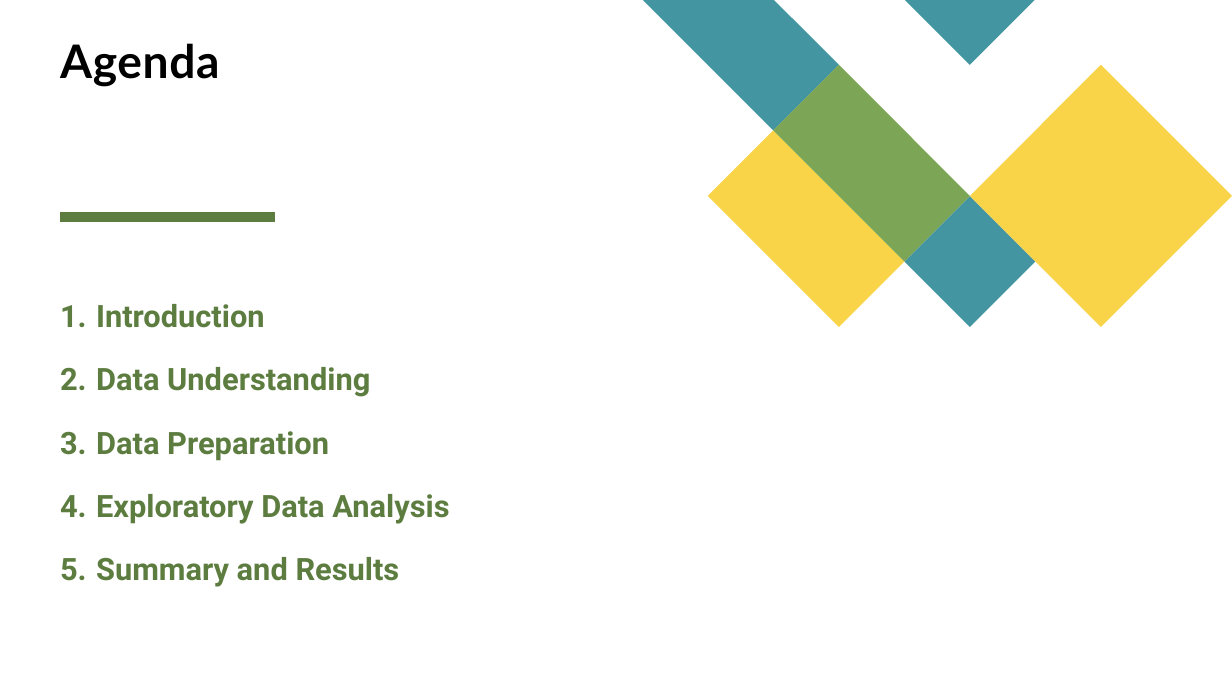
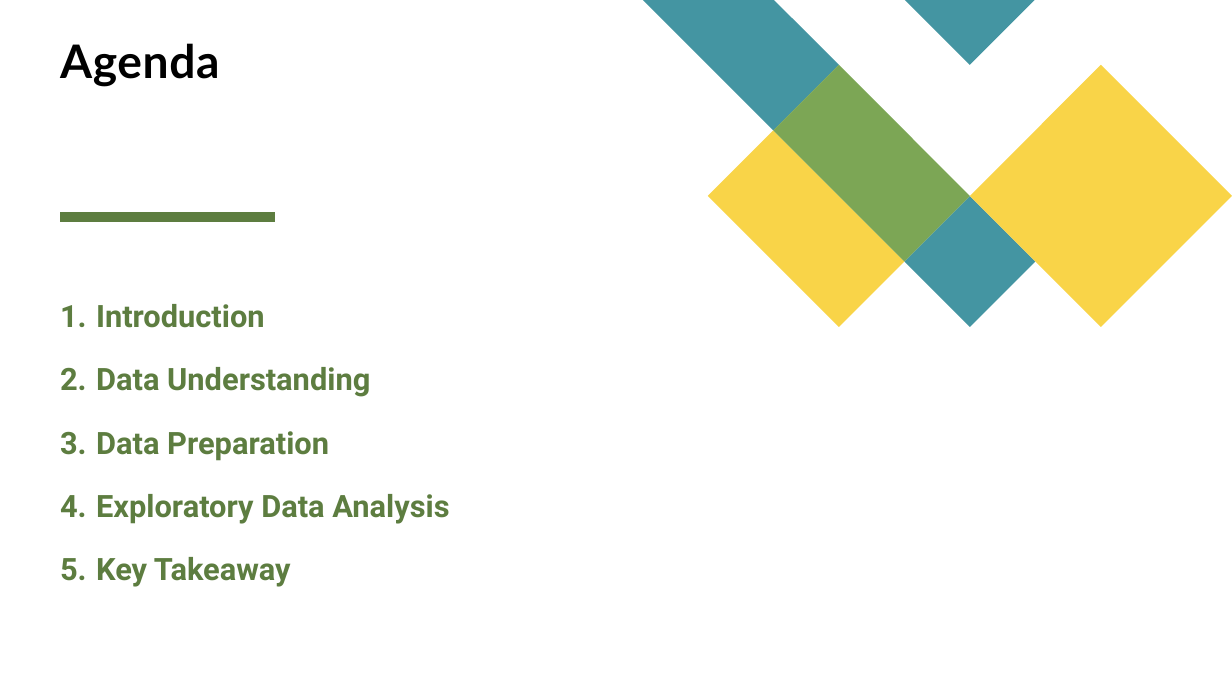
Before and after one commit to uvarajthulasiram/LendingClubCaseStudy, a slide deck: slide 2 of UvarajThulasiram.pptx. Drawn at 1232x693 pixels with LibreOffice and Linux fonts; fonts in the diff are those of the drawing. Boxes give left, top, right and bottom in pixels: in the first picture for what was removed or moved away, otherwise in the second. Text is boxed around its words. In the diff, an @@ line names an element or a change of style, - is before the commit and + after.

```diff
--- a/UvarajThulasiram.pptx
+++ b/UvarajThulasiram.pptx
@@ text at bbox=[96, 557, 291, 587]: text changed @@
-5. Summary and Results
+5. Key Takeaway
```
Also in this commit, not shown: 4 other slides changed, 1 slide added, 2 other files.
